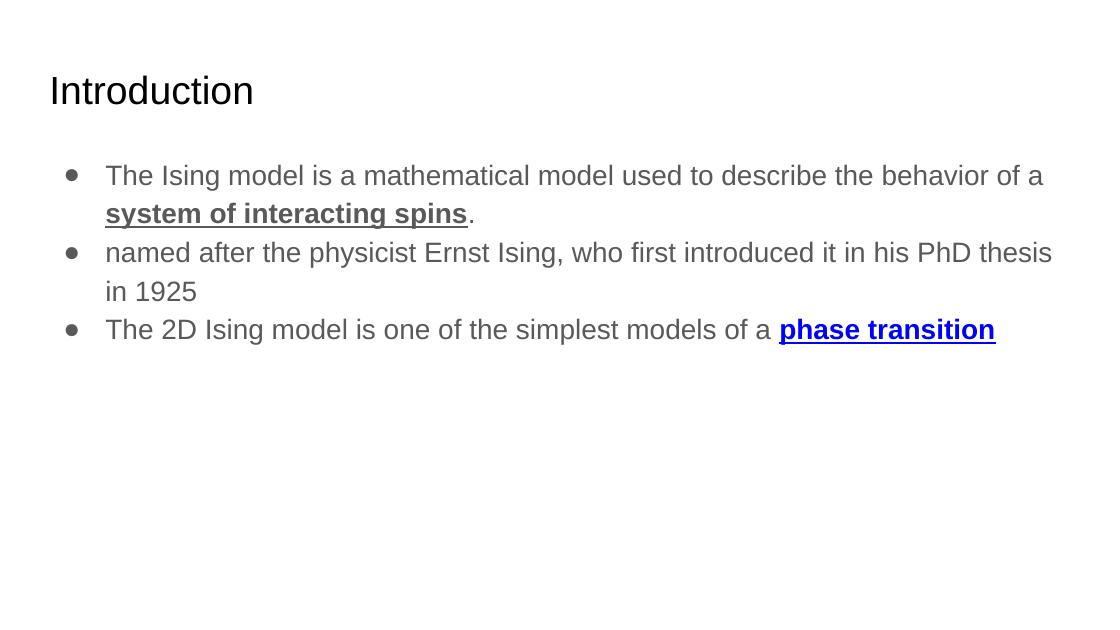
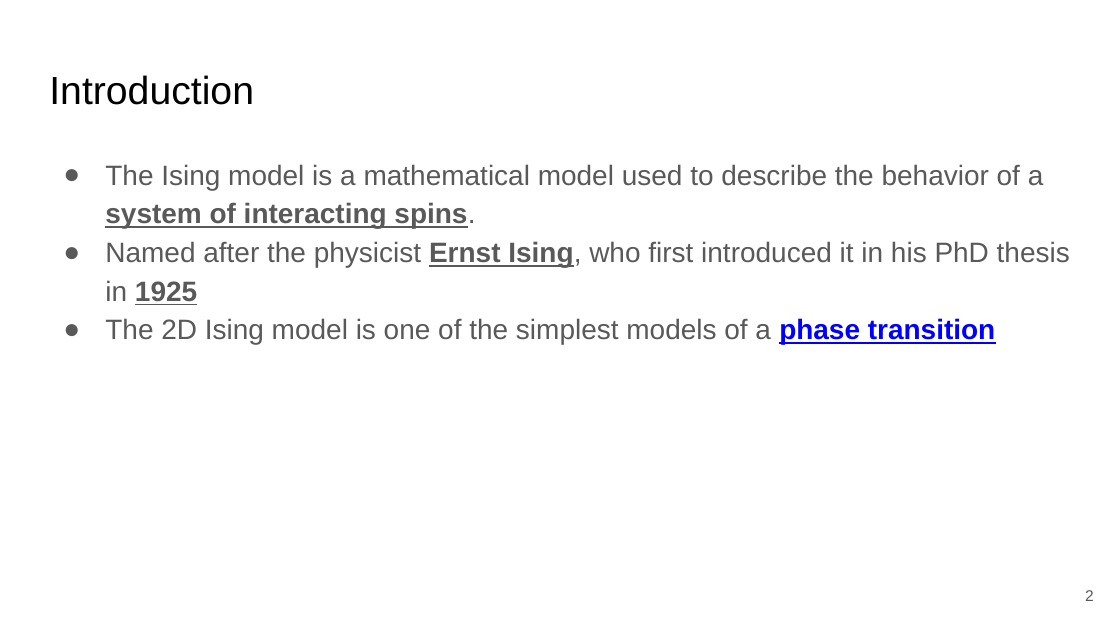
Before and after one commit to DipeshPoudel/MDS-607-MonteCarloMethods, a slide deck: slide 2 of ising_model/MDSDipeshPoudel10/2DIsingModel.pptx. Drawn at 1120x630 pixels with LibreOffice and Linux fonts; fonts in the diff are those of the drawing. Boxes give left, top, right and bottom in pixels: in the first picture for what was removed or moved away, otherwise in the second. Text is boxed around its words. In the diff, an @@ line names an element or a change of style, - is before the commit and + after.

```diff
--- a/ising_model/MDSDipeshPoudel10/2DIsingModel.pptx
+++ b/ising_model/MDSDipeshPoudel10/2DIsingModel.pptx
@@ text at bbox=[105, 241, 1070, 305]: text changed @@
-● named after the physicist Ernst Ising, who first introduced it in his PhD thesis in 1925
+● Named after the physicist Ernst Ising, who first introduced it in his PhD thesis in 1925
@@ page number added at bbox=[1085, 590, 1094, 601], 10 pt, text #595959 @@
+2
```
Also in this commit, not shown: 6 other slides changed, 7 slides added, 2 slides removed, 12 other files.
